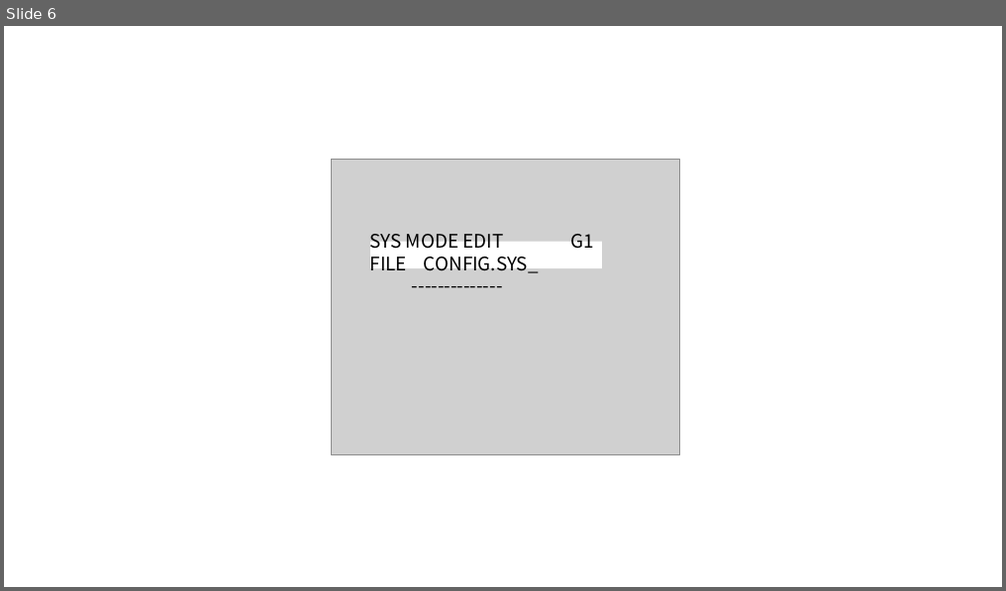
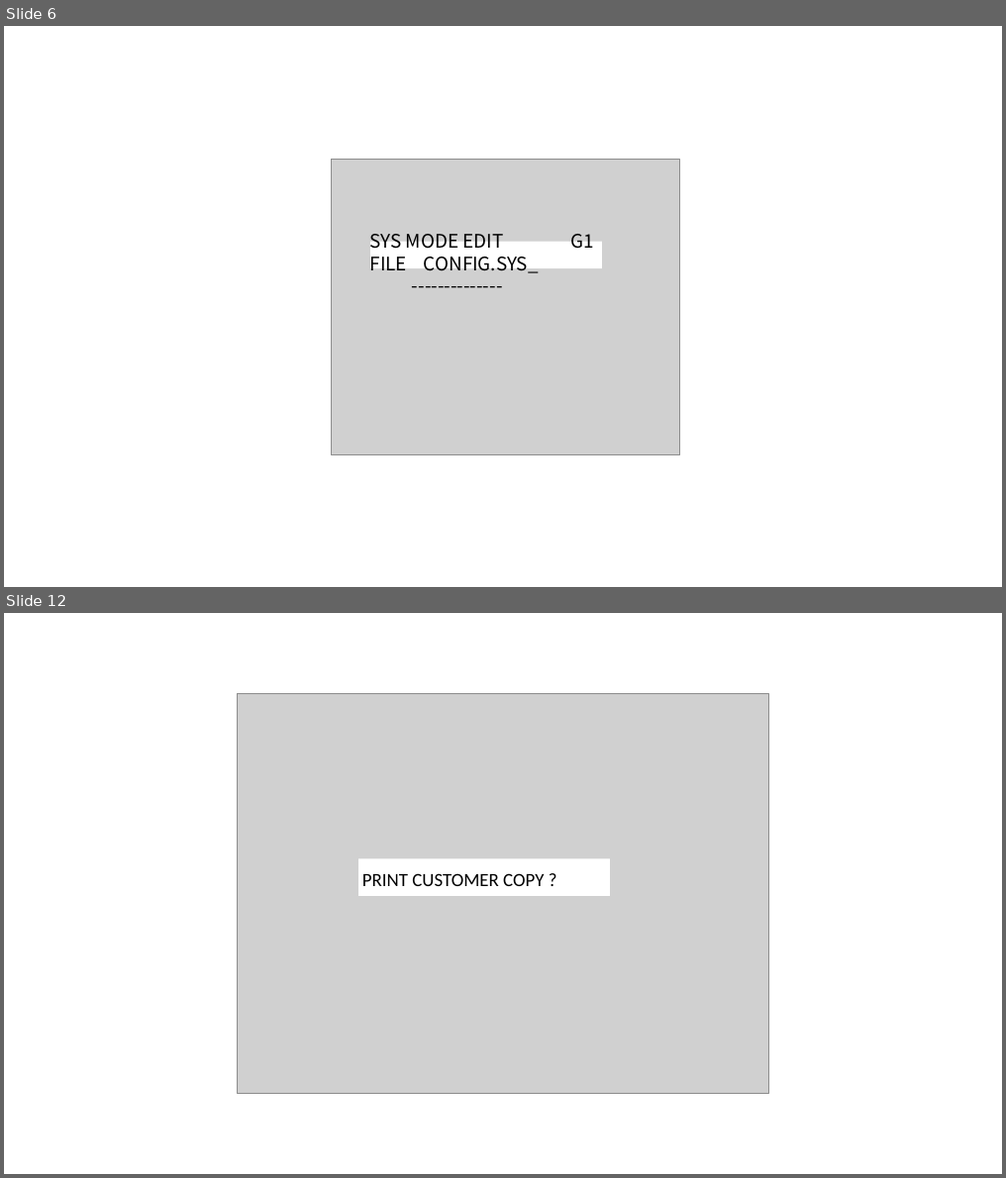
Before and after one commit to Jesusdiazcienciadatos/ationetdocs, a slide deck: Content/Images/standAloneTerminal/standAloneTerminalImages.pptx. Shown one above the other, each under a label of ours: slide 6 before the commit, slides 6 and 12 after it; the slides between them are not shown. The pictures are 1006x591 and 1006x1178 pixels, drawn with LibreOffice and Linux fonts; fonts in the diff are those of the drawing; grey boxes stand for pictures. Boxes give left, top, right and bottom in pixels: in the first picture for what was removed or moved away, otherwise in the second. Text is boxed around its words. In the diff, an @@ line names an element or a change of style, - is before the commit and + after.

```diff
--- a/Content/Images/standAloneTerminal/standAloneTerminalImages.pptx
+++ b/Content/Images/standAloneTerminal/standAloneTerminalImages.pptx
@@ slide 12 added at <box>4,613,1002,1174</box>, background #FFFFFF @@
@@ picture added at <box>237,694,769,1093</box> @@
@@ rectangle added at <box>358,860,611,897</box>, fill #FFFFFF @@
@@ text added at <box>362,873,544,886</box>, 18 pt, text #000000 @@
+PRINT CUSTOMER COPY ?
```
Also in this commit, not shown: 15 other slides added, 19 other files.
